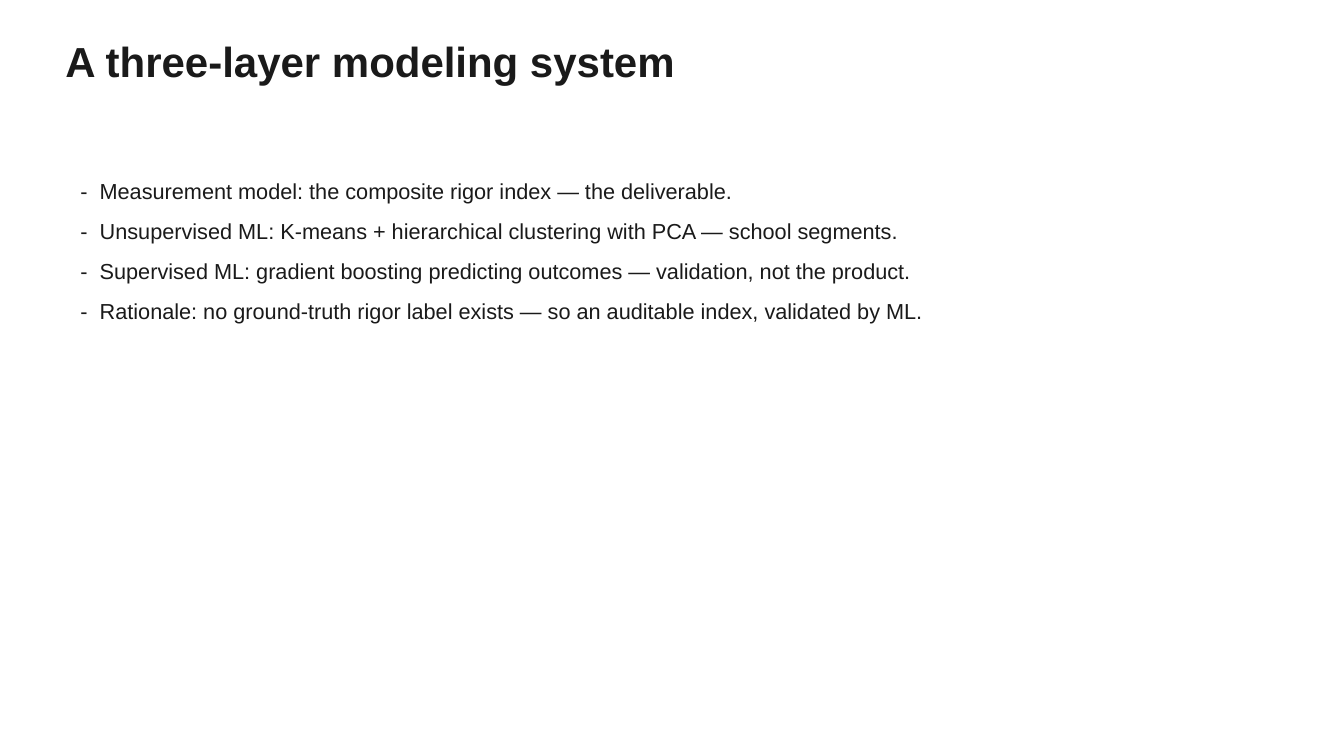
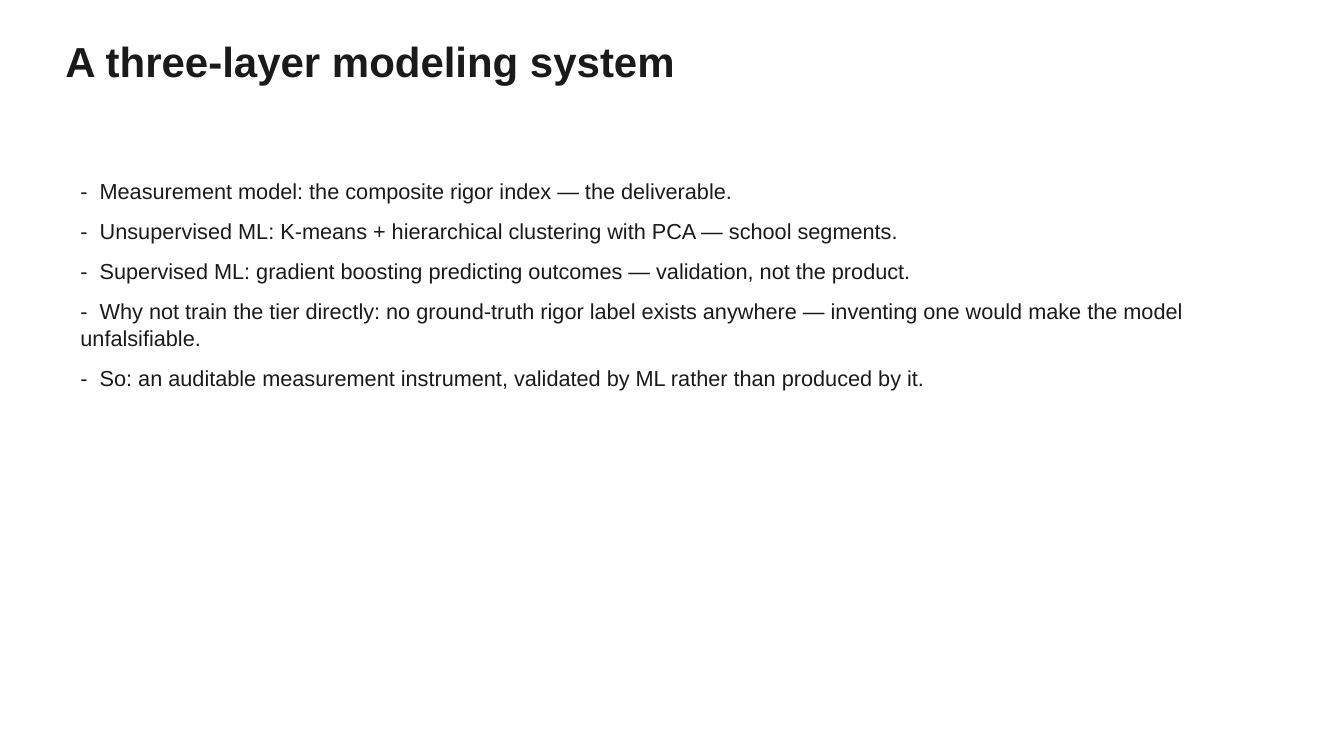
Before and after one commit to mchalekson/498-capstone, a slide deck: slide 14 of docs/MSDS_498_Midterm.pptx. Drawn at 1344x756 pixels with LibreOffice and Linux fonts; fonts in the diff are those of the drawing. Boxes give left, top, right and bottom in pixels: in the first picture for what was removed or moved away, otherwise in the second. Text is boxed around its words. In the diff, an @@ line names an element or a change of style, - is before the commit and + after.

```diff
--- a/docs/MSDS_498_Midterm.pptx
+++ b/docs/MSDS_498_Midterm.pptx
@@ text at (80,303,1182,391): text changed @@
-- Rationale: no ground-truth rigor label exists — so an auditable index, validated by ML.
+- Why not train the tier directly: no ground-truth rigor label exists anywhere — inventing one would make the model unfalsifiable.
+- So: an auditable measurement instrument, validated by ML rather than produced by it.
```
Also in this commit, not shown: 4 other slides changed, 2 other files.
